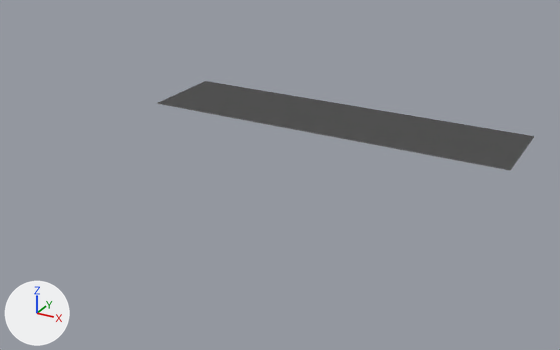
What one commit did to the Blender file LibGui.blend.
One viewpoint serves both versions: a 50 mm camera at (3.3, -3.71, 2.8) aimed at (-0.04, 2.36, -0.23). Arrows for +X, +Y and +Z are at lower left; the lights stay in place.

Names of what the first picture shows: 'GuiButton'.
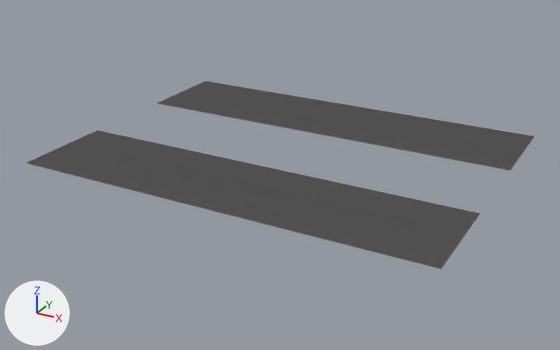
Changed parts and their boxes (x1, y1, x2, y2) in the pictures (560 x 350 px):
'GuiButton.001', added
    after: (27, 130, 480, 269)

Patch to the scene script:
```diff
--- a/LibGui.blend.py
+++ b/LibGui.blend.py
@@ ob_guibutton_001 @@
+ob_guibutton_001 = bpy.data.objects.new('GuiButton.001', None)
+ob_guibutton_001.location = (-2.0, 1.0, 0.0)
+ob_guibutton_001.show_instancer_for_render = False
+ob_guibutton_001.instance_type = 'COLLECTION'
+ob_guibutton_001.instance_collection = col_guibutton
```
